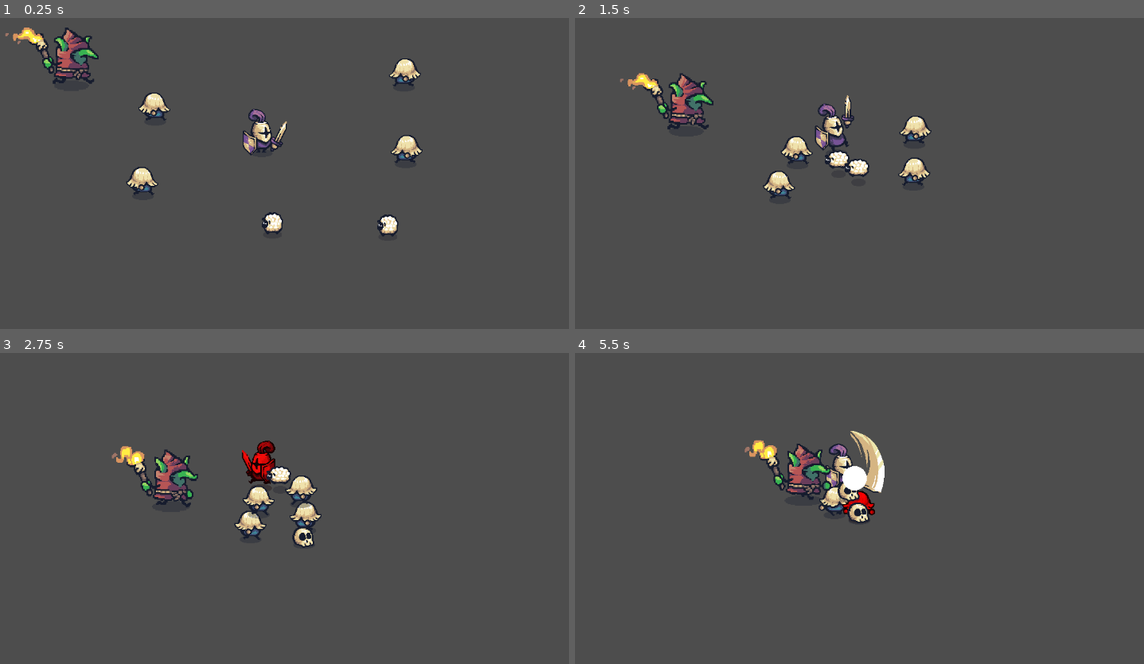
Above: before the commit, frames 1-4 (two rows, left to right).
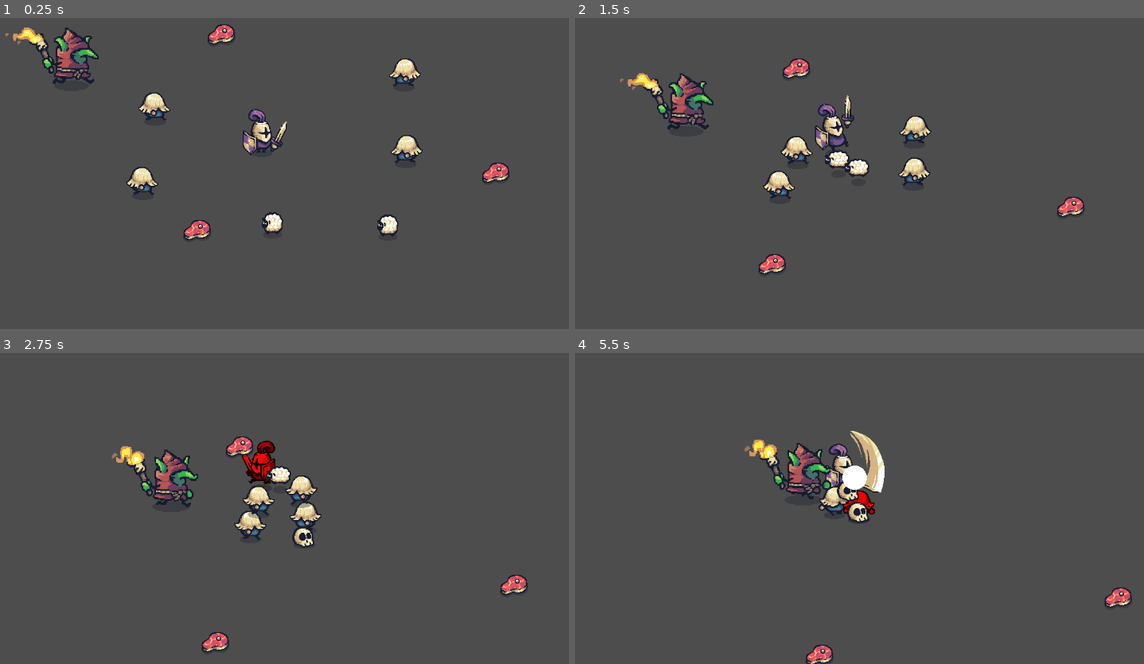
Above: after the commit, the same moments.

Repository: AlekssandherMax/godot-course
Game: Godot game, scene res://test scenes/testPlayer.tscn
Same seed, same stepped clock (60 frames per second), same inputs: the game is played once before the commit and once after it.
Inputs (mouse positions are in pixels of both pictures, inside the frame that each line leads up to):
- Up to frame 1 (0.25 s): no input
- Up to frame 2 (1.5 s): move the mouse to (802, 223) at 0.52 s; hold W (move_up) from 0.53 s (still down); click (802, 223) at 0.6 s; move the mouse to (1024, 204) at 1.27 s; click (1024, 204) at 1.35 s
- Up to frame 3 (2.75 s): move the mouse to (68, 430) at 2.02 s; release W (move_up) at 2.03 s; hold A (move_left) from 2.03 s (still down); click (68, 430) at 2.1 s
- Up to frame 4 (5.5 s): move the mouse to (870, 486) at 2.77 s; click (870, 486) at 2.85 s; move the mouse to (740, 396) at 3.52 s; release A (move_left) at 3.53 s; hold S (move_down) 3.53-4.28 s; click (740, 396) at 3.6 s; move the mouse to (978, 468) at 4.27 s; hold D (move_right) 4.28-5.03 s; click (978, 468) at 4.35 s; move the mouse to (711, 502) at 5.02 s; hold W (move_up) from 5.03 s (still down); click (711, 502) at 5.1 s

The runs differ from the first frame. In frame 1, 0.7% of the frame differs, in the area x 32-90%, y 2-72%; in frame 2, 0.7%; in frame 3, 0.7%; in frame 4, 1.1%, in the area x 29-98%, y 27-100%.

Commit message:
att

Diff:
--- /dev/null
+++ b/godot-course/game1/events/lifeRegenerator.gd
@@ -0,0 +1,12 @@
+extends Node2D
+
+@export var regenerationAmount: int = 10
+
+func _ready():
+	$Area2D.body_entered.connect(bodyEntered)
+
+func bodyEntered(body: Node2D):
+	if body.is_in_group("player"):
+		var player: Player = body
+		player.heal(regenerationAmount)
+		queue_free()
--- /dev/null
+++ b/godot-course/game1/events/meat.tscn
@@ -0,0 +1,78 @@
+[gd_scene load_steps=12 format=3 uid="uid://cd2khe5em2jdv"]
+
+[ext_resource type="Texture2D" uid="uid://bnwthjvtat213" path="res://addons/Tiny swords/Resources/Resources/M_Spawn.png" id="1_dweay"]
+[ext_resource type="Script" path="res://events/lifeRegenerator.gd" id="2_5275d"]
+
+[sub_resource type="AtlasTexture" id="AtlasTexture_x3sdu"]
+atlas = ExtResource("1_dweay")
+region = Rect2(0, 0, 128, 128)
+
+[sub_resource type="AtlasTexture" id="AtlasTexture_xep1h"]
+atlas = ExtResource("1_dweay")
+region = Rect2(128, 0, 128, 128)
+
+[sub_resource type="AtlasTexture" id="AtlasTexture_jgg3w"]
+atlas = ExtResource("1_dweay")
+region = Rect2(256, 0, 128, 128)
+
+[sub_resource type="AtlasTexture" id="AtlasTexture_ydb5q"]
+atlas = ExtResource("1_dweay")
+region = Rect2(384, 0, 128, 128)
+
+[sub_resource type="AtlasTexture" id="AtlasTexture_8f0d1"]
+atlas = ExtResource("1_dweay")
+region = Rect2(512, 0, 128, 128)
+
+[sub_resource type="AtlasTexture" id="AtlasTexture_kfdci"]
+atlas = ExtResource("1_dweay")
+region = Rect2(640, 0, 128, 128)
+
+[sub_resource type="AtlasTexture" id="AtlasTexture_im8s7"]
+atlas = ExtResource("1_dweay")
+region = Rect2(768, 0, 128, 128)
+
+[sub_resource type="SpriteFrames" id="SpriteFrames_j3x77"]
+animations = [{
+"frames": [{
+"duration": 1.0,
+"texture": SubResource("AtlasTexture_x3sdu")
+}, {
+"duration": 1.0,
+"texture": SubResource("AtlasTexture_xep1h")
+}, {
+"duration": 1.0,
+"texture": SubResource("AtlasTexture_jgg3w")
+}, {
+"duration": 1.0,
+"texture": SubResource("AtlasTexture_ydb5q")
+}, {
+"duration": 1.0,
+"texture": SubResource("AtlasTexture_8f0d1")
+}, {
+"duration": 1.0,
+"texture": SubResource("AtlasTexture_kfdci")
+}, {
+"duration": 1.0,
+"texture": SubResource("AtlasTexture_im8s7")
+}],
+"loop": false,
+"name": &"default",
+"speed": 10.0
+}]
+
+[sub_resource type="CircleShape2D" id="CircleShape2D_raotb"]
+radius = 21.0238
+
+[node name="meat" type="AnimatedSprite2D"]
+sprite_frames = SubResource("SpriteFrames_j3x77")
+frame = 6
+frame_progress = 1.0
+offset = Vector2(0, -30)
+script = ExtResource("2_5275d")
+regenerationAmount = 20
+
+[node name="Area2D" type="Area2D" parent="."]
+position = Vector2(3, -17)
+
+[node name="CollisionShape2D" type="CollisionShape2D" parent="Area2D"]
+shape = SubResource("CircleShape2D_raotb")
--- a/godot-course/game1/player/player.gd
+++ b/godot-course/game1/player/player.gd
@@ -1,3 +1,4 @@
+class_name Player
 extends CharacterBody2D
 
 @export var speed: float = 3
@@ -7,6 +8,7 @@
 @onready var swordArea: Area2D = $swordArea
 
 @export var health: int = 100
+@export var maxHealth = 100
 @export var deathPrefab: PackedScene
 @onready var hitboxArea: Area2D = $hitbox
 
@@ -16,6 +18,7 @@
 var isAttacking: bool = false
 var attackColdown: float = 0
 var hitboxColdown: float = 0
+
 
 func _process(delta: float) -> void:
 	readInput()
@@ -148,3 +151,9 @@
 			damage(damageAmount)
 
 	pass
+
+func heal(amount: int):
+	health += amount
+	if health > maxHealth:
+		health = maxHealth
+	return health
--- a/godot-course/game1/player/player.tscn
+++ b/godot-course/game1/player/player.tscn
@@ -256,7 +256,7 @@
 [sub_resource type="CircleShape2D" id="CircleShape2D_dh6cb"]
 radius = 31.1448
 
-[node name="player" type="CharacterBody2D"]
+[node name="player" type="CharacterBody2D" groups=["player"]]
 position = Vector2(480, 391)
 motion_mode = 1
 script = ExtResource("1_fftt1")
--- /dev/null
+++ b/godot-course/game1/systems/spawner.gd
@@ -0,0 +1,27 @@
+extends Node2D
+
+@export var creatures: Array[PackedScene]
+@export var freq: float = 60
+@onready var pathFollow2d: PathFollow2D = %PathFollow2D
+
+var coldown: float = 0
+func _process(delta: float ):
+
+	coldown -= delta
+	if coldown > 0: return
+
+	var interval = 60 / freq
+	coldown = interval
+
+	var index = randi_range(0, creatures.size() -1)
+	var creatureScene = creatures[index]
+	var creature = creatureScene.instantiate()
+
+	creature.global_position = getPoint()
+	get_parent().add_child(creature)
+
+	pass
+
+func getPoint() -> Vector2:
+	pathFollow2d.progress_ratio = randf()
+	return pathFollow2d.global_position
--- /dev/null
+++ b/godot-course/game1/systems/spawner.tscn
@@ -0,0 +1,26 @@
+[gd_scene load_steps=3 format=3 uid="uid://cm040aris5tit"]
+
+[ext_resource type="Script" path="res://systems/spawner.gd" id="1_3aymy"]
+
+[sub_resource type="Curve2D" id="Curve2D_5w0c3"]
+_data = {
+"points": PackedVector2Array(0, 0, 0, 0, 77, -237, 0, 0, 0, 0, 524, -226, 0, 0, 0, 0, 984, -150, 0, 0, 0, 0, 1271, -89, 0, 0, 0, 0, 1476, 89, 0, 0, 0, 0, 1654, 331, 0, 0, 0, 0, 1577, 716, 0, 0, 0, 0, 1397, 823, 0, 0, 0, 0, 973, 943, 0, 0, 0, 0, 537, 959, 0, 0, 0, 0, 91, 969, 0, 0, 0, 0, -420, 825, 0, 0, 0, 0, -458, 353, 0, 0, 0, 0, -454, 150, 0, 0, 0, 0, -415, 50, 0, 0, 0, 0, -351, -86, 0, 0, 0, 0, -160, -217, 0, 0, 0, 0, 75, -241)
+}
+point_count = 18
+
+[node name="spawner" type="Node2D"]
+position = Vector2(530, 320)
+script = ExtResource("1_3aymy")
+
+[node name="Path2D" type="Path2D" parent="."]
+position = Vector2(-333, -335)
+curve = SubResource("Curve2D_5w0c3")
+
+[node name="PathFollow2D" type="PathFollow2D" parent="Path2D"]
+unique_name_in_owner = true
+position = Vector2(77, -237)
+rotation = 0.0246035
+
+[node name="_Timer_44821" type="Timer" parent="Path2D/PathFollow2D"]
+wait_time = 0.2
+one_shot = true
--- /dev/null
+++ b/godot-course/game1/test scenes/mobSpawn.tscn
@@ -0,0 +1,19 @@
+[gd_scene load_steps=7 format=3 uid="uid://cigsm1shvlw1c"]
+
+[ext_resource type="PackedScene" uid="uid://05ntmjugqn4w" path="res://player/player.tscn" id="1_bojjr"]
+[ext_resource type="PackedScene" uid="uid://cm040aris5tit" path="res://systems/spawner.tscn" id="2_q7r11"]
+[ext_resource type="Script" path="res://test scenes/Camera2D.gd" id="2_t0omj"]
+[ext_resource type="PackedScene" uid="uid://bv7pmef8n3jfj" path="res://enemies/sheep.tscn" id="3_76o21"]
+[ext_resource type="PackedScene" uid="uid://ckcigheilkvyb" path="res://enemies/pawn.tscn" id="4_gwm1h"]
+[ext_resource type="PackedScene" uid="uid://ciqcd6bvoqcpq" path="res://enemies/goblin.tscn" id="5_bj6hx"]
+
+[node name="MobSpawn" type="Node2D"]
+
+[node name="player" parent="." instance=ExtResource("1_bojjr")]
+position = Vector2(538, 348)
+
+[node name="Camera2D" type="Camera2D" parent="player"]
+script = ExtResource("2_t0omj")
+
+[node name="spawner" parent="." instance=ExtResource("2_q7r11")]
+creatures = Array[PackedScene]([ExtResource("3_76o21"), ExtResource("4_gwm1h"), ExtResource("5_bj6hx")])
--- a/godot-course/game1/test scenes/testPlayer.tscn
+++ b/godot-course/game1/test scenes/testPlayer.tscn
@@ -6,6 +6,7 @@
 [ext_resource type="PackedScene" uid="uid://ckcigheilkvyb" path="res://enemies/pawn.tscn" id="3_w5wh6"]
 [ext_resource type="PackedScene" uid="uid://bv7pmef8n3jfj" path="res://enemies/sheep.tscn" id="5_j5s0p"]
 [ext_resource type="PackedScene" uid="uid://ciqcd6bvoqcpq" path="res://enemies/goblin.tscn" id="6_sjs31"]
+[ext_resource type="PackedScene" uid="uid://cd2khe5em2jdv" path="res://events/meat.tscn" id="7_sfbqg"]
 
 [node name="TestPlayer" type="Node2D"]
 
@@ -111,3 +112,12 @@
 
 [node name="sheep3" parent="." instance=ExtResource("6_sjs31")]
 position = Vector2(154, 164)
+
+[node name="meat" parent="." instance=ExtResource("7_sfbqg")]
+position = Vector2(931, 345)
+
+[node name="meat2" parent="." instance=ExtResource("7_sfbqg")]
+position = Vector2(390, 449)
+
+[node name="meat3" parent="." instance=ExtResource("7_sfbqg")]
+position = Vector2(434, 94)
Not shown: 1 places in godot-course/game1/test scenes/testPlayer.tscn that only renumber resources
